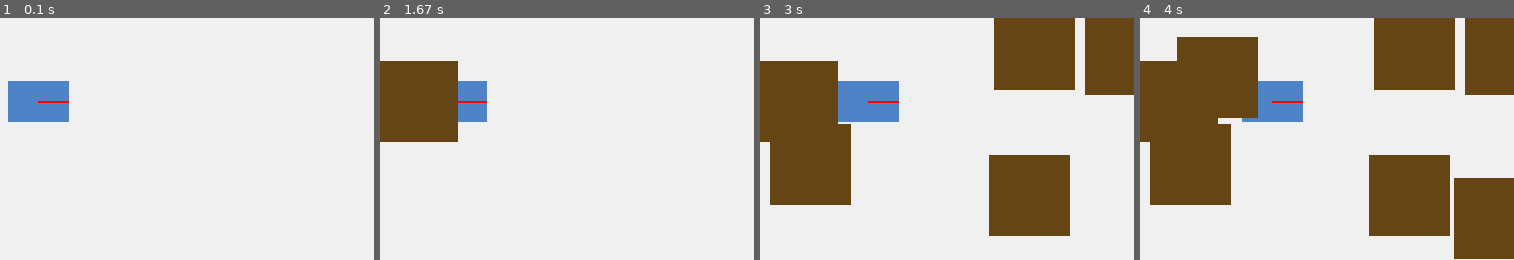
Above: before the commit, frames 1-4 (left to right).
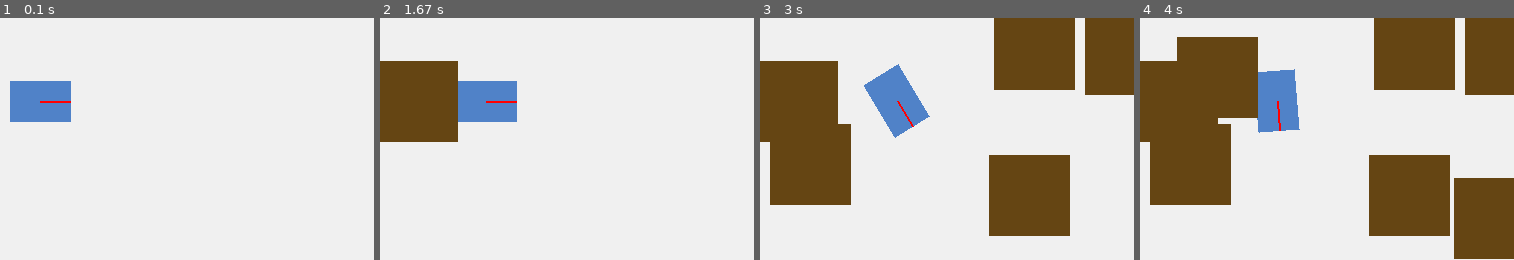
Above: after the commit, the same moments.

Repository: CrazyDreamer2000/ProjetRobotique-UL2IN013
Game: pygame game, started from Projet_Clean/main.py
Same seed, same stepped clock (60 frames per second), same inputs: the game is played once before the commit and once after it.
Inputs (mouse positions are % of the whole screen's width and height, from its top left):
- Up to frame 1 (0.1 s): no input
- Up to frame 2 (1.67 s): click (50, 53) at 0.38 s; click (21, 54) at 0.72 s; click (68, 10) at 1.05 s; click (52, 11) at 1.38 s
- Up to frame 3 (3 s): click (52, 66) at 1.72 s; click (81, 72) at 2.05 s; click (82, 42) at 2.38 s; click (94, 43) at 2.72 s
- Up to frame 4 (4 s): click (92, 77) at 3.05 s; click (55, 48) at 3.38 s; click (24, 31) at 3.72 s
The pictures show only the part of the screen within x 45-95%, y 36-86%; the shares and areas given below are measured in that part.

The runs differ from the first frame. In frame 1, 0.2% of the frame differs, in the area x 2-19%, y 26-43%; in frame 2, 1.4%; in frame 3, 3.3%, in the area x 20-46%, y 19-50%; in frame 4, 1.3%.

Commit message:
Modification de l'algo carré pour prendre en compte longueur du coté et tourne à une vitesse proportionnelle à l'angle restant. Carré plus propre.

Diff:
--- a/Projet_Clean/controle/AlgoCarre.py
+++ b/Projet_Clean/controle/AlgoCarre.py
@@ -1,42 +1,80 @@
 import math
 
+def normaliser_angle(angle):
+    """Ramène un angle dans [-pi, pi]"""
+    return (angle + math.pi) % (2 * math.pi) - math.pi
+
+
 class AlgoCarre:
-    """Algorithme pour tracer un carré"""
+    """
+    Fait un carré parfait basé sur la pose réelle du robot.
+    """
 
-    def __init__(self, vitesse_roues=4, duree_avance=4, duree_tourne=0.97):
-        self.vitesse = vitesse_roues
-        self.duree_avance = duree_avance
-        self.duree_tourne = duree_tourne
+    def __init__(self, vitesse_roues, longueur_cote=0.5):
+        self.v = vitesse_roues
+        self.longueur_cote = longueur_cote
 
         self.etat = "avance"
-        self.temps = 0.0
-        self.cotes_faits = 0
+        self.cote_actuel = 0
 
-        self.arret = False
-
+        self.x_depart = None
+        self.y_depart = None
+        self.orientation_depart = None
 
     def calculer_commande(self, robot, dt):
-        """Prend en argument le robot et un tick de temps et renvoie les vitesses de la roue gauche et droite"""
 
-        if self.cotes_faits >= 4: # Conditions d'arrêt
-            self.arret = True
-        if self.arret:
-            return 0,0
+        # Carré terminé
+        if self.cote_actuel >= 4:
+            return 0.0, 0.0
 
-        self.temps += dt
+        x = robot.pos.x
+        y = robot.pos.y
+        theta = robot.pos.orientation
 
-        # Avance tout droit
+        # --- Phase AVANCE ---
         if self.etat == "avance":
-            if self.temps >= self.duree_avance: # Si le temps pour avancer tout droit est dépassé, on réinitialise le timer et on active "tourner"
-                self.temps = 0.0
+
+            # Initialisation du segment
+            if self.x_depart is None:
+                self.x_depart = x
+                self.y_depart = y
+
+            distance = math.sqrt(
+                (x - self.x_depart)**2 +
+                (y - self.y_depart)**2
+            )
+
+            if distance >= self.longueur_cote:
+                # Passage à la rotation
                 self.etat = "tourne"
-            return self.vitesse, self.vitesse # Sinon on continue d'avancer tout droit
+                self.orientation_depart = theta
+                self.x_depart = None
+                self.y_depart = None
+                return 0.0, 0.0
 
-        # Tourne sur place
-        if self.etat == "tourne":
-            if self.temps >= self.duree_tourne: # Si le temps pour tourner sur place est dépassé, on réinitialise le timer et on active "avancer"
-                self.temps = 0.0
+            return self.v, self.v
+
+        # --- Phase TOURNE ---
+        elif self.etat == "tourne":
+
+            # différence entre l'orientation actuelle et celle du début de rotation
+            diff_angle = normaliser_angle(
+                theta - self.orientation_depart
+            )
+
+            # si on a atteint 90°
+            if abs(diff_angle) >= math.pi / 2:
+                self.cote_actuel += 1
                 self.etat = "avance"
-                self.cotes_faits += 1 # Un des cotés a été complété
+                self.orientation_depart = None
+                return 0.0, 0.0
 
-            return -self.vitesse, self.vitesse # Sinon, on continue de tourner sur place
+            angle_restant = (math.pi / 2) - abs(diff_angle) # angle restant avant 90°
+
+            v = self.v * (angle_restant / (math.pi / 2)) # vitesse proportionnelle a l'angle restant
+
+            v = max(v, 0.5) # pr eviter une vitesse trop petite
+
+            return -v, v # tourner sur place (gauche)
+
+        return 0.0, 0.0
--- a/Projet_Clean/core/robot.py
+++ b/Projet_Clean/core/robot.py
@@ -11,13 +11,13 @@
 
 class Robot:
     """Le "core" du robot"""
-    def __init__(self, rayon_roue_m: float, ecartement_roues_m: float, ori_initiale="droite"):
+    def __init__(self, x:4.5, y:3, rayon_roue_m: float, ecartement_roues_m: float, ori_initiale="droite"):
 
         # Modèle qui traduit les vitesses des roues en déplacement du robot
         self.modele_mouvement = CinematiqueDeuxRoues(rayon_roue_m, ecartement_roues_m)
 
         # Position & angle du robot (séparé du core)
-        self.pos = Pos2D(0.0, 0.0, ORIENTATIONS[ori_initiale])
+        self.pos = Pos2D(x, y, ORIENTATIONS[ori_initiale])
 
         # Commandes envoyées aux roues
         self.commande = CommandeRoues(0.0, 0.0)
--- a/Projet_Clean/main.py
+++ b/Projet_Clean/main.py
@@ -19,7 +19,7 @@
 parser.add_argument(
     "--vitesse_roues",
     type=float,
-    default=4.0,
+    default=7.0,
     help="Vitesse des roues en rad/s"
 )
 parser.add_argument(
@@ -41,9 +41,7 @@
 screen = pygame.display.set_mode((cfg.LONGUEUR_MONDE * cfg.SCALE, cfg.LARGEUR_MONDE * cfg.SCALE))
 clock = pygame.time.Clock()
 
-robot = Robot(cfg.RAYON_ROUE, cfg.ECARTEMENT_ROUES, args.orientation)
-robot.pos.x = cfg.LONGUEUR_MONDE / 2 # metres
-robot.pos.y = cfg.LARGEUR_MONDE / 2 #
+robot = Robot(cfg.LONGUEUR_MONDE / 2, cfg.LARGEUR_MONDE / 2, cfg.RAYON_ROUE, cfg.ECARTEMENT_ROUES, args.orientation)
 
 monde = Monde()
 algo = ALGOS[args.algo](args.vitesse_roues)
